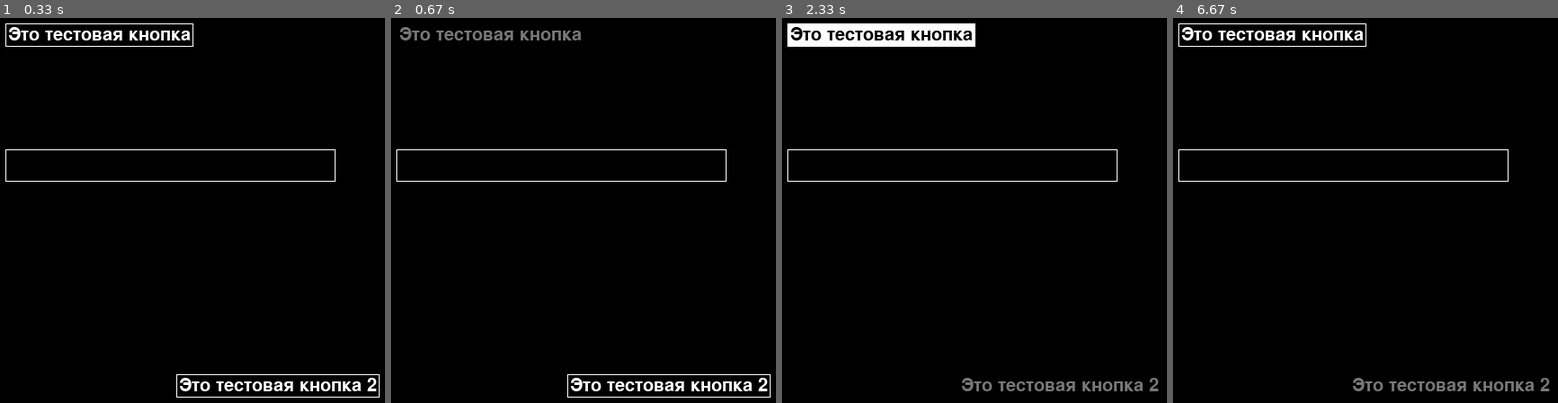
Above: before the commit, frames 1-4 (left to right).
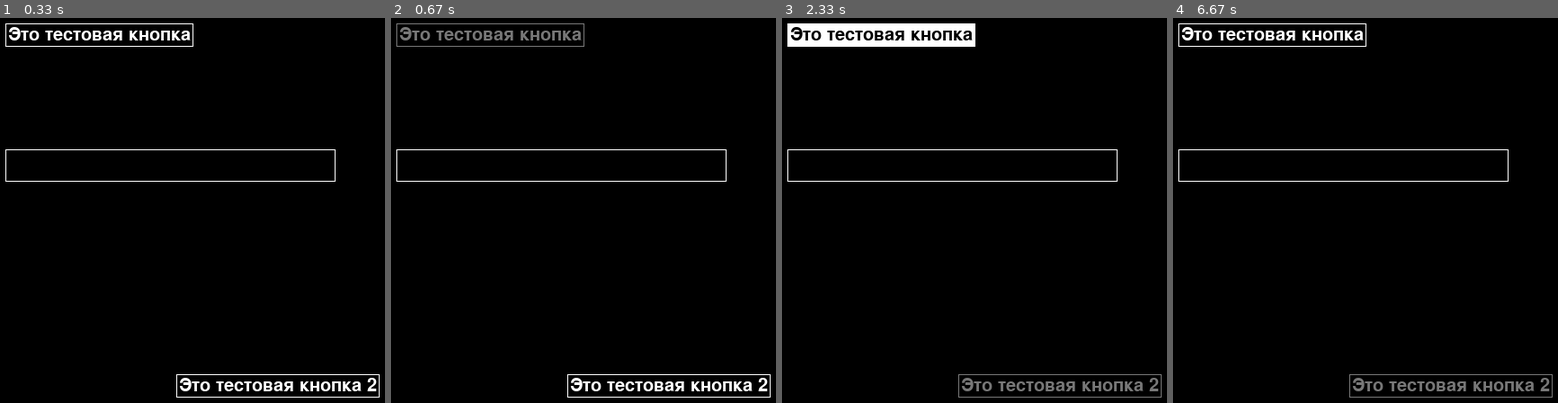
Above: after the commit, the same moments.

Repository: dmelackov/BigQuestMapAPI
Game: pygame game, started from app/test Ivan.py
The game is run twice, just before and just after one commit, with the same random seed, the same clock (stepped at 60 frames per second) and the same inputs.
Inputs (mouse positions are in pixels of both pictures, inside the frame that each line leads up to):
- Up to frame 1 (0.33 s): no input
- Up to frame 2 (0.67 s): click "Это тестовая кнопка" at 0.38 s
- Up to frame 3 (2.33 s): click (1055, 245) at 0.72 s; click (882, 156) at 1.05 s; click (outside the picture) at 1.38 s; click "Это тестовая кнопка 2" at 2.22 s
- Up to frame 4 (6.67 s): click (1423, 152) at 2.55 s; click (1342, 164) at 3.38 s; click (outside the picture) at 3.72 s; click (1273, 168) at 4.05 s; click (1284, 141) at 4.38 s; click "Это тестовая кнопка" at 5.22 s; click (1361, 337) at 5.55 s; click "Это тестовая кнопка 2" at 6.38 s

Frame 1 is identical in both runs. In frame 2, 0.3% of the frame differs, in the area x 1-51%, y 1-8%; in frame 3, 0.3%, in the area x 45-99%, y 92-99%; in frame 4, 0.3%.

Commit message:
button update

Diff:
--- a/app/objects/pyGameButton.py
+++ b/app/objects/pyGameButton.py
@@ -30,7 +30,7 @@
         if self.mouseonobject:
             self.string = self.font.render(self.text, True, pygame.Color(120, 120, 120))
             self.screen.blit(self.string, self.intro_rect)
-            pygame.draw.rect(self.screen, (0, 0, 0),
+            pygame.draw.rect(self.screen, (120, 120, 120),
                              (self.x - self.k, self.y - self.k, self.width + 2 * self.k, self.height + 2 * self.k),
                              width=1)
         else:
